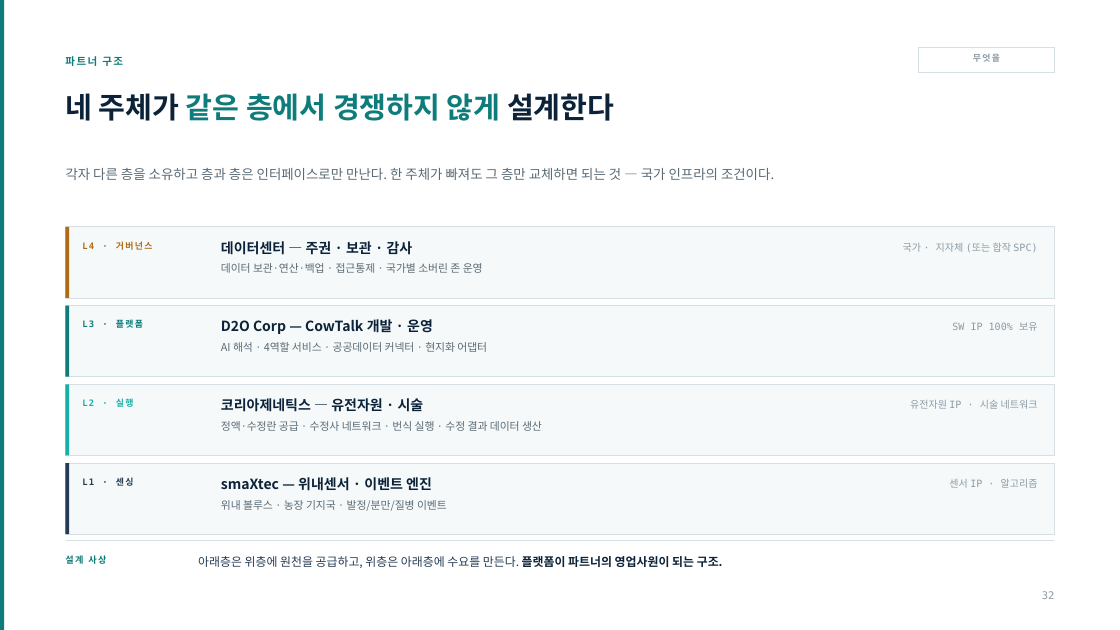
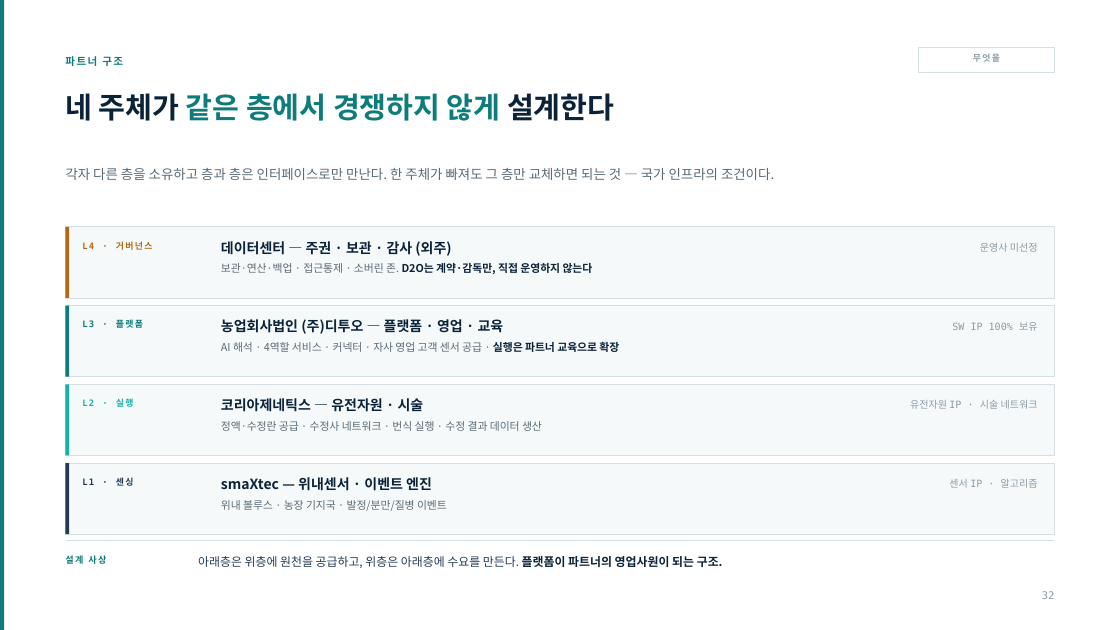
Before and after one commit to hhj3150/cowtalk, a slide deck: slide 32 of docs/gtm/deck/CowTalk_GTM_Deck.pptx. Drawn at 1120x630 pixels with LibreOffice and Linux fonts; fonts in the diff are those of the drawing. Boxes give left, top, right and bottom in pixels: in the first picture for what was removed or moved away, otherwise in the second. Text is boxed around its words. In the diff, an @@ line names an element or a change of style, - is before the commit and + after.

```diff
--- a/docs/gtm/deck/CowTalk_GTM_Deck.pptx
+++ b/docs/gtm/deck/CowTalk_GTM_Deck.pptx
@@ text at [221,241,593,274]: text changed; text colour #5A6B76 to #0B2239; bold on @@
-데이터센터 — 주권 · 보관 · 감사
-데이터 보관·연산·백업 · 접근통제 · 국가별 소버린 존 운영
+데이터센터 — 주권 · 보관 · 감사 (외주)
+보관·연산·백업 · 접근통제 · 소버린 존. D2O는 계약·감독만, 직접 운영하지 않는다
@@ text at [980,243,1038,252]: text changed @@
-국가 · 지자체 (또는 합작 SPC)
+운영사 미선정
@@ text at [221,319,619,352]: text changed; text colour #5A6B76 to #0B2239; bold on @@
-D2O Corp — CowTalk 개발 · 운영
-AI 해석 · 4역할 서비스 · 공공데이터 커넥터 · 현지화 어댑터
+농업회사법인 (주)디투오 — 플랫폼 · 영업 · 교육
+AI 해석 · 4역할 서비스 · 커넥터 · 자사 영업 고객 센서 공급 · 실행은 파트너 교육으로 확장
```
Also in this commit, not shown: 1 other slide changed, 6 other files.
